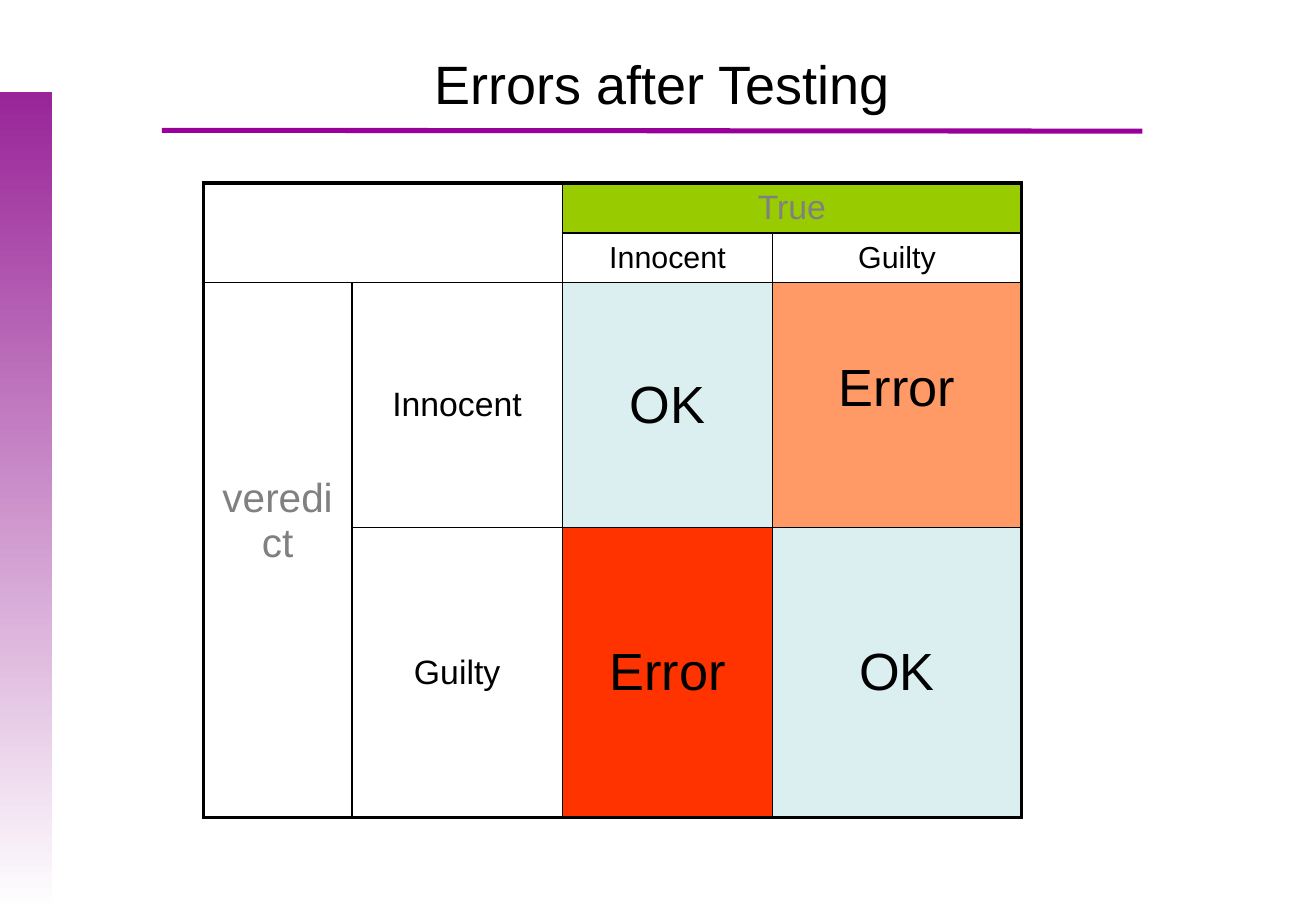
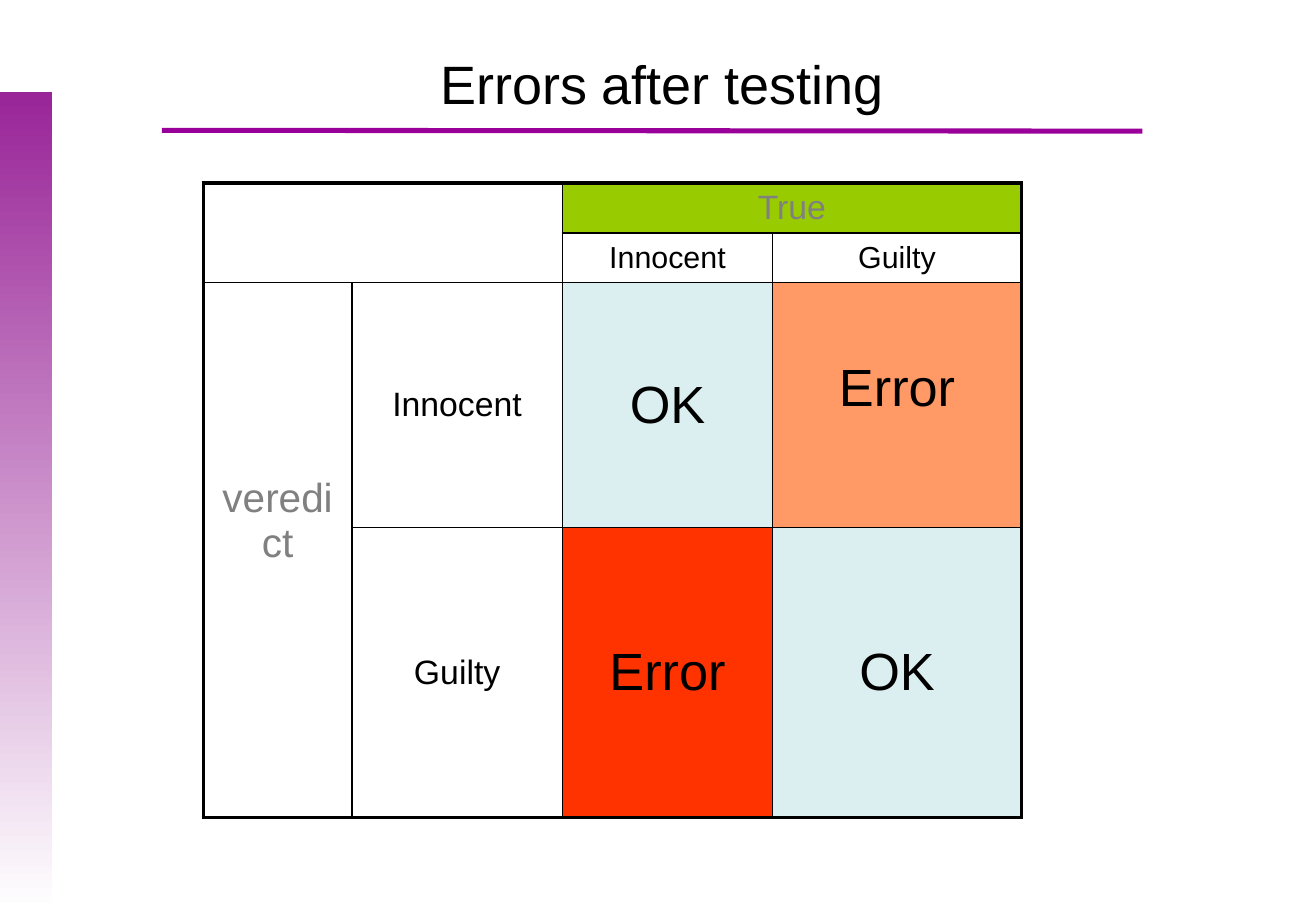
Before and after one commit to uebvhir/Course2020_Statistical-Analysis-with-R, a slide deck: slide 30 of Slides/StatisticsWithR-6-Principles_of_Hypothesis_Testing.pptx. Drawn at 1316x911 pixels with LibreOffice and Linux fonts; fonts in the diff are those of the drawing; background and template pictures are left out. Boxes give left, top, right and bottom in pixels: in the first picture for what was removed or moved away, otherwise in the second. Text is boxed around its words. In the diff, an @@ line names an element or a change of style, - is before the commit and + after.

```diff
--- a/Slides/StatisticsWithR-6-Principles_of_Hypothesis_Testing.pptx
+++ b/Slides/StatisticsWithR-6-Principles_of_Hypothesis_Testing.pptx
@@ title at <box>440,65,884,113</box>: text changed @@
-Errors after Testing
+Errors after testing
```
Also in this commit, not shown: 9 other slides changed, 1 other file.
